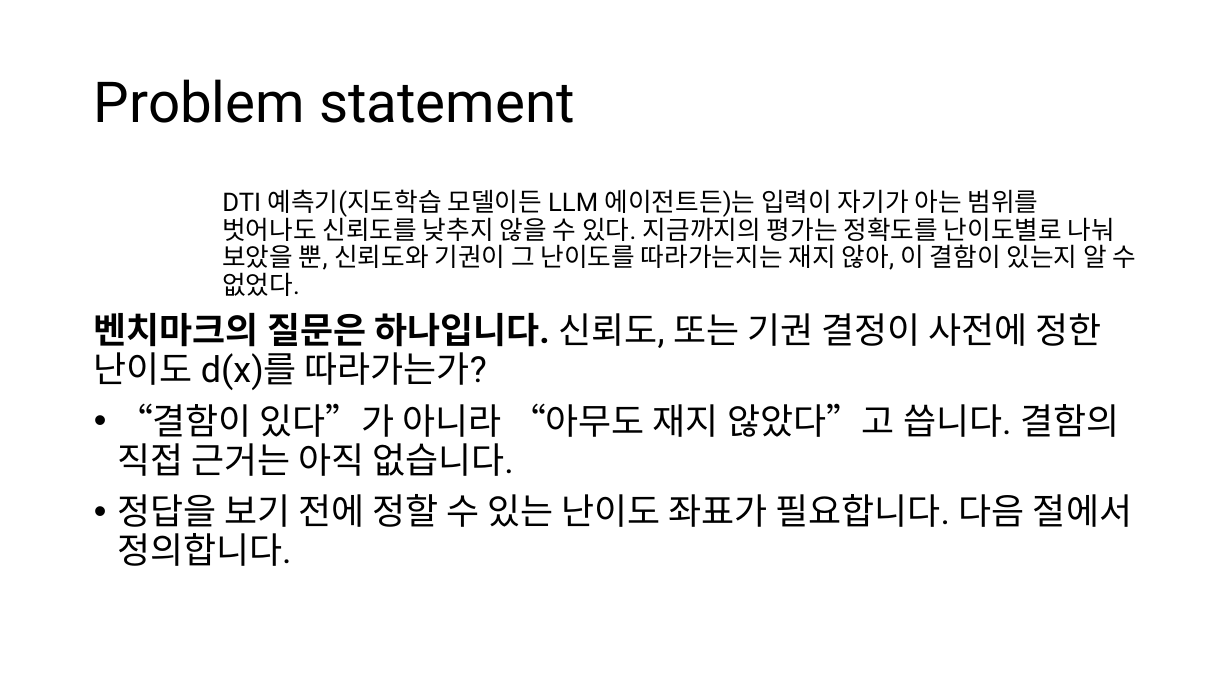
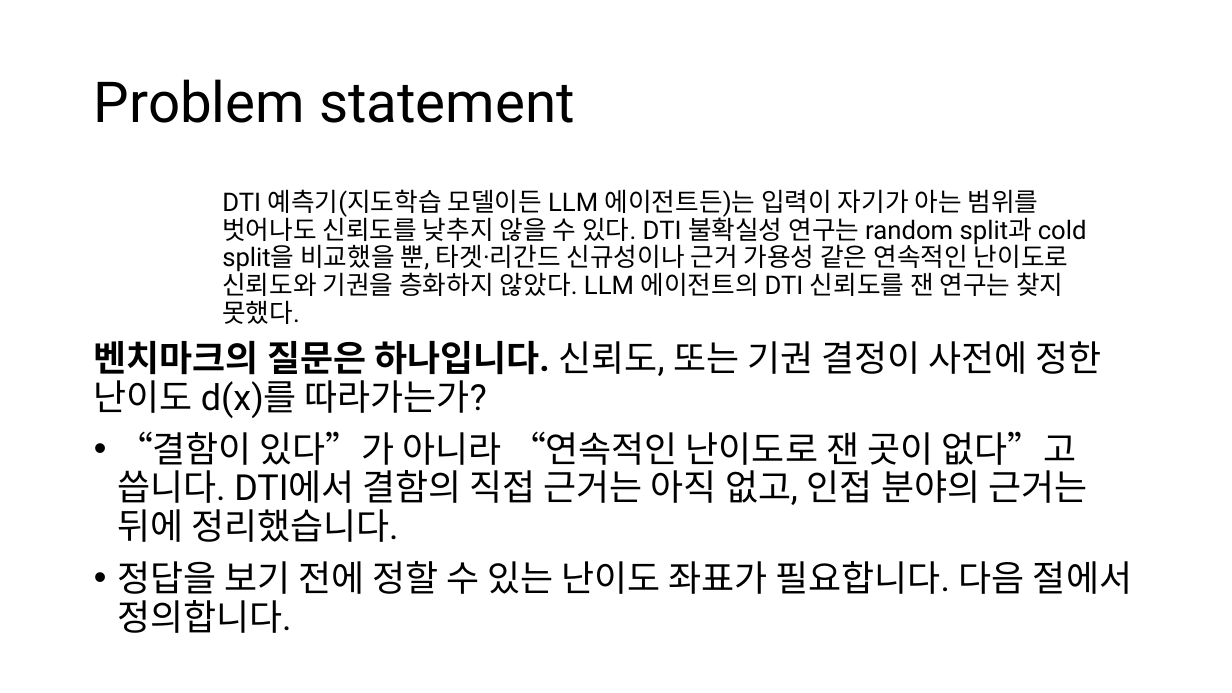
Before and after one commit to Pseudo-Lab/abstain-dti, a slide deck: slide 9 of docs/weekly/w01/w01.pptx (slide 10 before the commit). Drawn at 1232x693 pixels with LibreOffice and Linux fonts; fonts in the diff are those of the drawing. Boxes give left, top, right and bottom in pixels: in the first picture for what was removed or moved away, otherwise in the second. Text is boxed around its words. In the diff, an @@ line names an element or a change of style, - is before the commit and + after.

```diff
--- a/docs/weekly/w01/w01.pptx
+++ b/docs/weekly/w01/w01.pptx
@@ text at (222,189,1087,324): text changed @@
-DTI 예측기(지도학습 모델이든 LLM 에이전트든)는 입력이 자기가 아는 범위를 벗어나도 신뢰도를 낮추지 않을 수 있다. 지금까지의 평가는 정확도를 난이도별로 나눠 보았을 뿐, 신뢰도와 기권이 그 난이도를 따라가는지는 재지 않아, 이 결함이 있는지 알 수 없었다.
+DTI 예측기(지도학습 모델이든 LLM 에이전트든)는 입력이 자기가 아는 범위를 벗어나도 신뢰도를 낮추지 않을 수 있다. DTI 불확실성 연구는 random split과 cold split을 비교했을 뿐, 타겟·리간드 신규성이나 근거 가용성 같은 연속적인 난이도로 신뢰도와 기권을 층화하지 않았다. LLM 에이전트의 DTI 신뢰도를 잰 연구는 찾지 못했다.
@@ text at (117,431,1087,542): text changed @@
-• “결함이 있다”가 아니라 “아무도 재지 않았다”고 씁니다. 결함의 직접 근거는 아직 없습니다.
+• “결함이 있다”가 아니라 “연속적인 난이도로 잰 곳이 없다”고 씁니다. DTI에서 결함의 직접 근거는 아직 없고, 인접 분야의 근거는 뒤에 정리했습니다.
```
Also in this commit, not shown: 5 other slides changed, 4 slides added, 2 slides removed, 3 other files.
